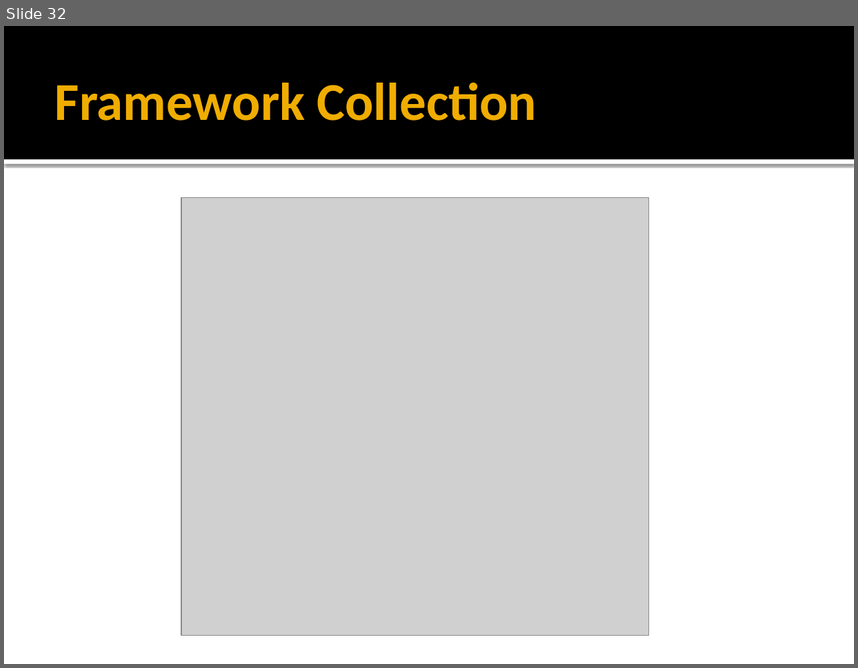
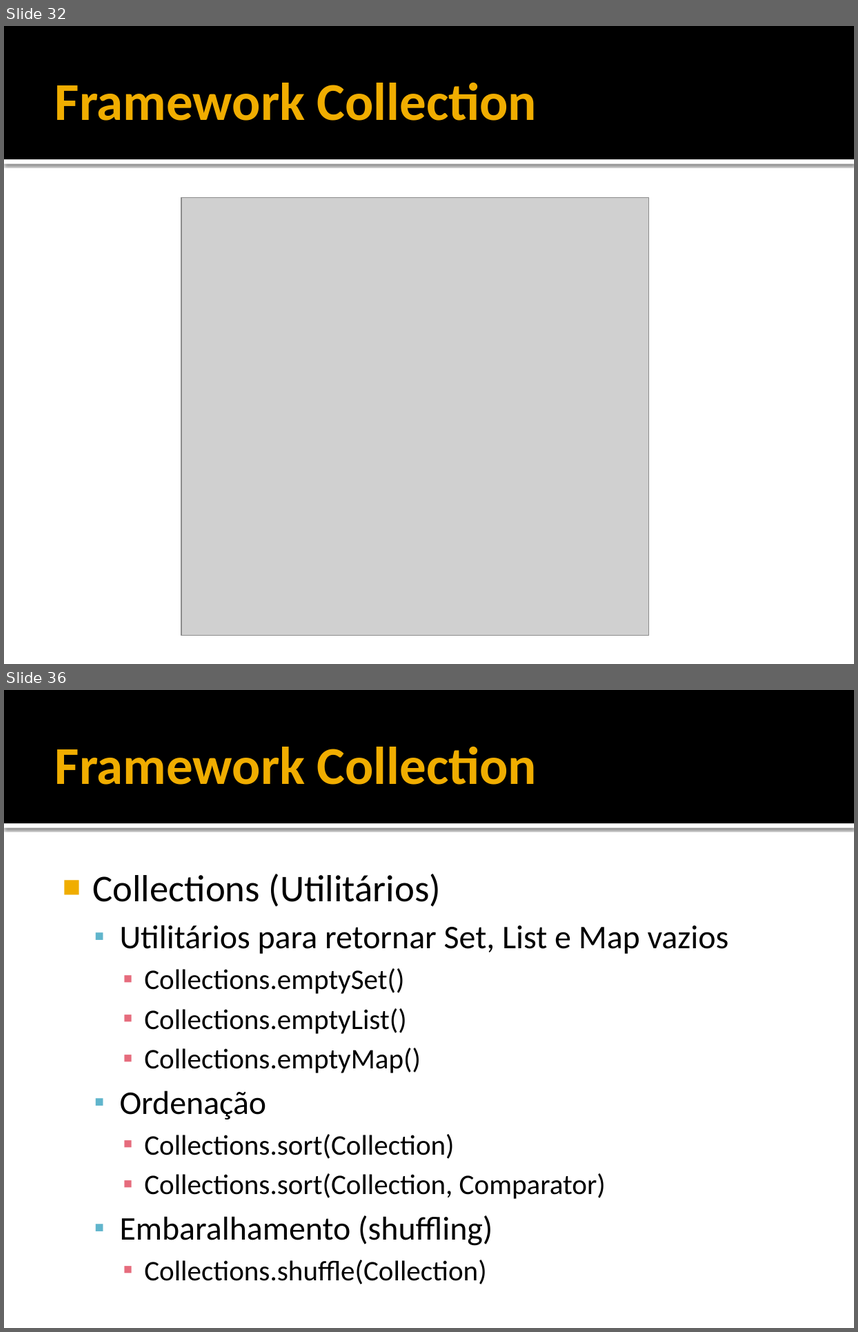
Before and after one commit to filosofisto/cpb-treinamento, a slide deck: Fundamentos/Fundamentos - Collections.pptx. Shown one above the other, each under a label of ours: slide 32 before the commit, slides 32 and 36 after it; the slides between them are not shown. The pictures are 858x668 and 858x1332 pixels, drawn with LibreOffice and Linux fonts; fonts in the diff are those of the drawing; grey boxes stand for pictures. Boxes give left, top, right and bottom in pixels: in the first picture for what was removed or moved away, otherwise in the second. Text is boxed around its words. In the diff, an @@ line names an element or a change of style, - is before the commit and + after.

Commit message:
PPT Collection
Atualização

```diff
--- a/Fundamentos/Fundamentos - Collections.pptx
+++ b/Fundamentos/Fundamentos - Collections.pptx
@@ slide 36 added at [4, 690, 854, 1328], background #FFFFFF; not listed: 2 template elements that a slide beside it also shows @@
@@ title added at [55, 747, 537, 785], 45 pt, text #F0AD00, bold @@
+Framework Collection
@@ text added at [92, 874, 729, 1284], 24 pt, text #000000 @@
+■ Collections (Utilitários)
+  ▪ Utilitários para retornar Set, List e Map vazios
+    ▪ Collections.emptySet()
+    ▪ Collections.emptyList()
+    ▪ Collections.emptyMap()
+  ▪ Ordenação
+    ▪ Collections.sort(Collection)
+    ▪ Collections.sort(Collection, Comparator)
+  ▪ Embaralhamento (shuffling)
+    ▪ Collections.shuffle(Collection)
```
Also in this commit, not shown: 4 other slides added.
